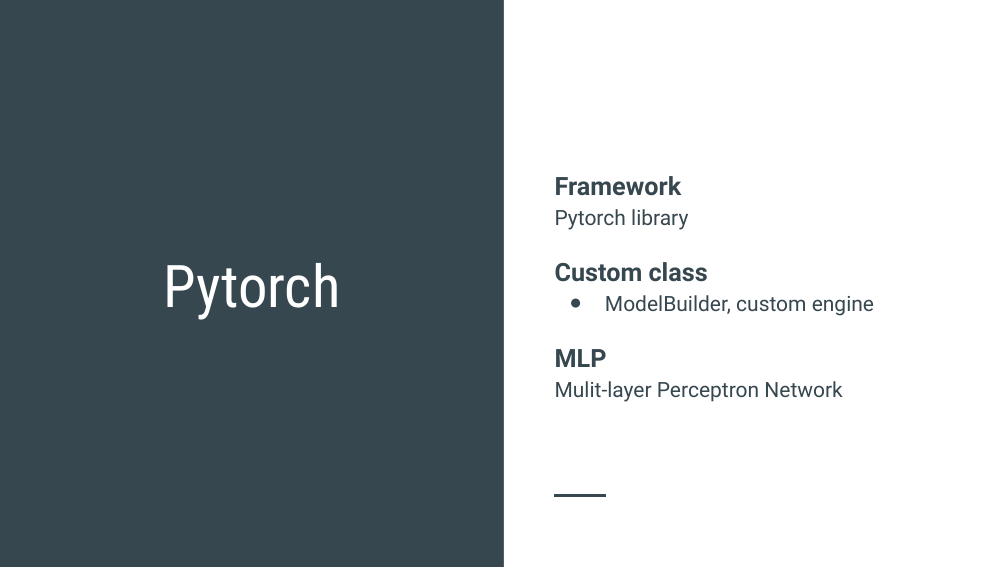
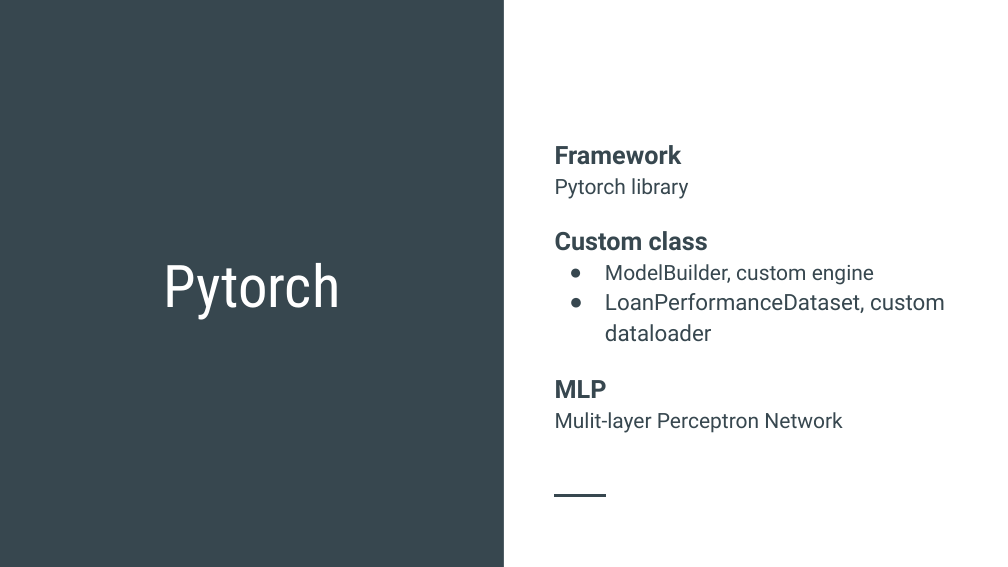
Before and after one commit to cl0ckwork/deep-learning-project, a slide deck: slide 3 of Final-Group-Presentation/DATS6203 Group Project Presentation.pptx. Drawn at 1008x567 pixels with LibreOffice and Linux fonts; fonts in the diff are those of the drawing. Boxes give left, top, right and bottom in pixels: in the first picture for what was removed or moved away, otherwise in the second. Text is boxed around its words. In the diff, an @@ line names an element or a change of style, - is before the commit and + after.

```diff
--- a/Final-Group-Presentation/DATS6203 Group Project Presentation.pptx
+++ b/Final-Group-Presentation/DATS6203 Group Project Presentation.pptx
@@ text at (605, 293, 945, 341): paragraph added @@
+● LoanPerformanceDataset, custom dataloader
```
Also in this commit, not shown: 9 other files.
